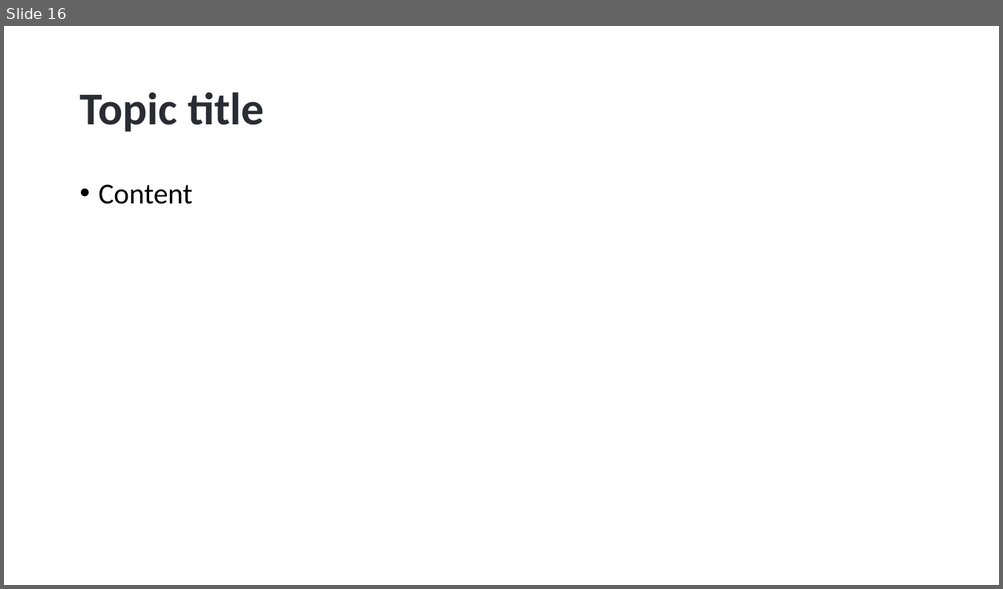
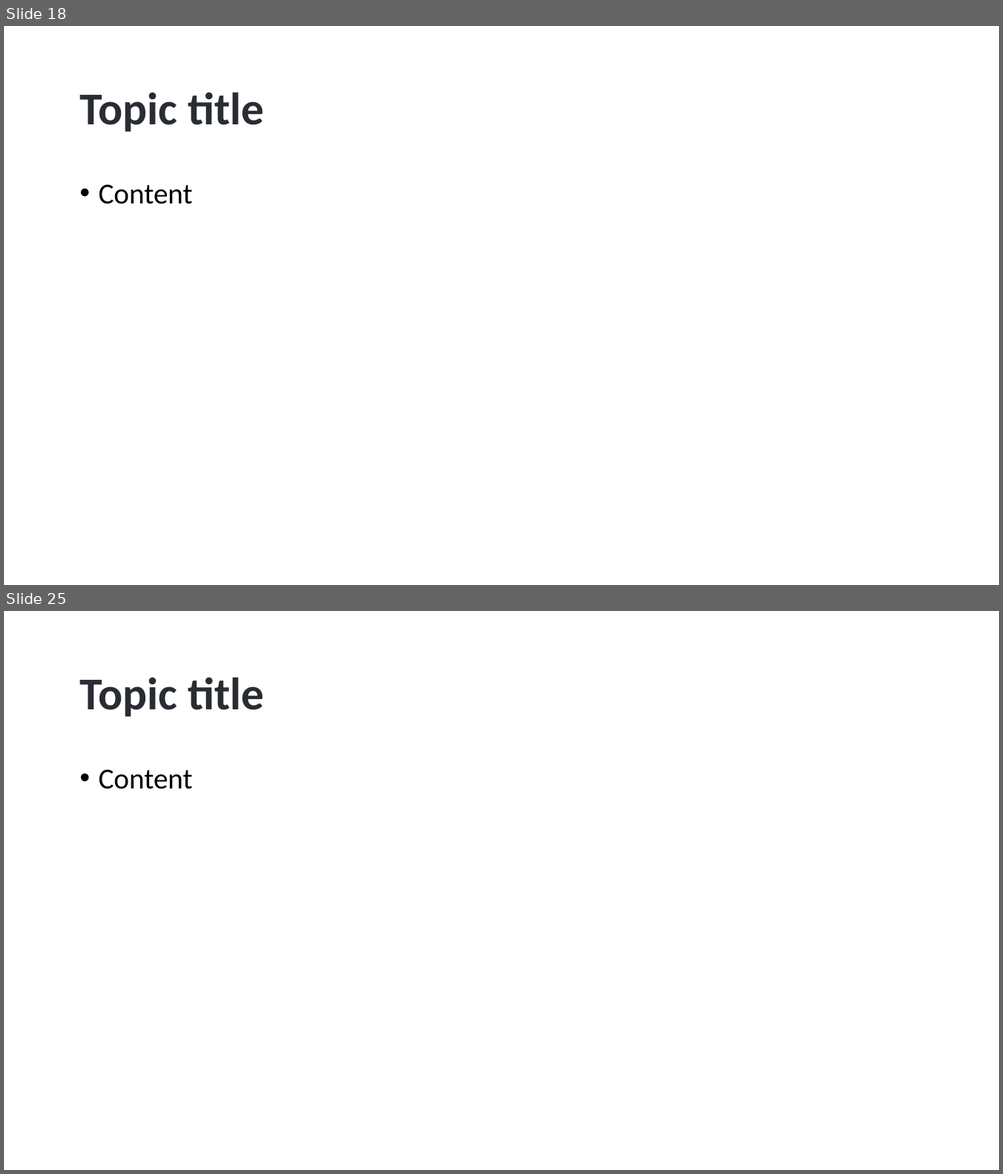
Before and after one commit to hikalkan/presentations, a slide deck: 2022-10-15 Authorization-In-Distributed-Systems/Authorization-In-Distributed-Systems.pptx. Shown one above the other, each under a label of ours: slide 16 before the commit, slides 18 and 25 after it; the slides between them are not shown. The pictures are 1003x589 and 1003x1174 pixels, drawn with LibreOffice and Linux fonts; fonts in the diff are those of the drawing; background and template pictures are left out. Boxes give left, top, right and bottom in pixels: in the first picture for what was removed or moved away, otherwise in the second. Text is boxed around its words. In the diff, an @@ line names an element or a change of style, - is before the commit and + after.

```diff
--- a/2022-10-15 Authorization-In-Distributed-Systems/Authorization-In-Distributed-Systems.pptx
+++ b/2022-10-15 Authorization-In-Distributed-Systems/Authorization-In-Distributed-Systems.pptx
@@ slide 25 added at (x1=4, y1=611, x2=999, y2=1170), background picture (left out) @@
@@ title added at (x1=79, y1=677, x2=264, y2=717), 44 pt, text #292D33, bold @@
+Topic title
@@ text added at (x1=99, y1=769, x2=193, y2=789), 28 pt, text #000000 @@
+• Content
@@ what was slide 16 is now slide 18 @@
```
Also in this commit, not shown: 1 slide changed, 11 other slides added.
